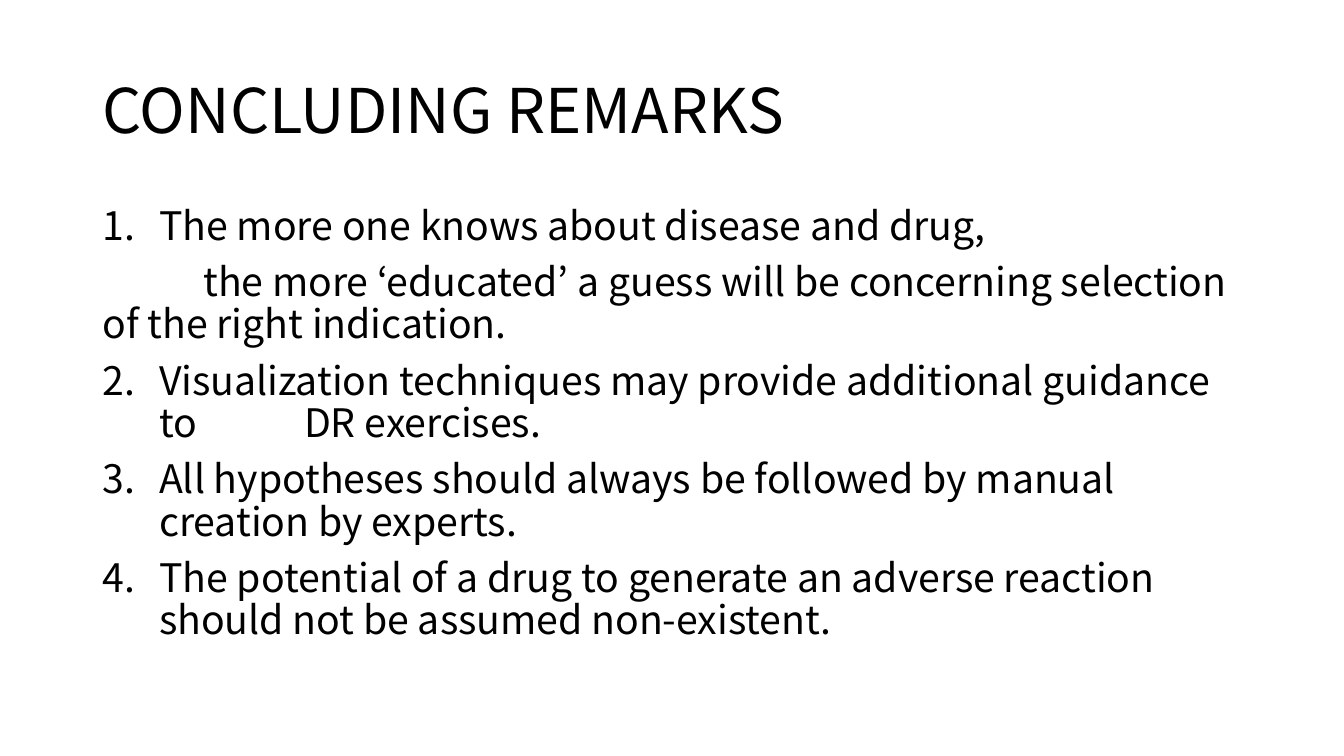
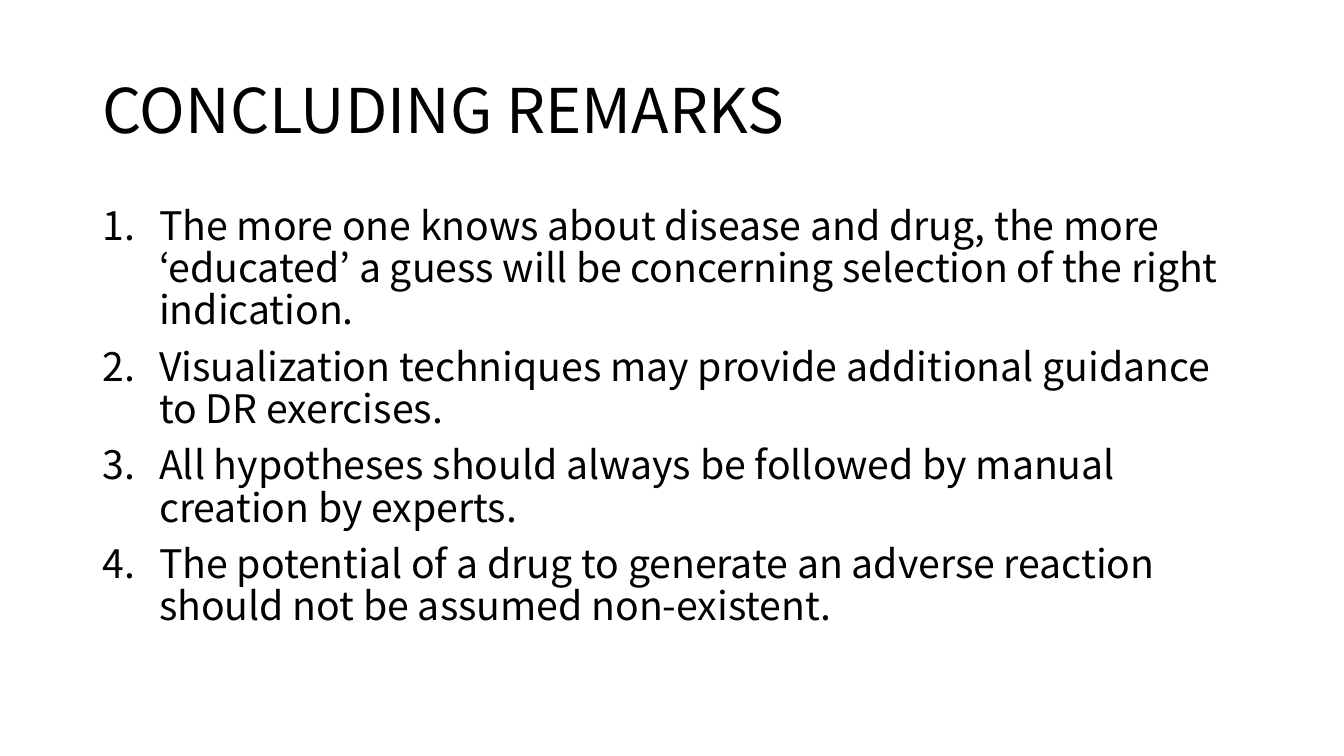
Before and after one commit to moklise/TIL, a slide deck: slide 13 of Review/[3] Literature mining, ontologies and information visualization for drug repurposing/Literature mining, ontologies and information visualization for.pptx. Drawn at 1344x756 pixels with LibreOffice and Linux fonts; fonts in the diff are those of the drawing. Boxes give left, top, right and bottom in pixels: in the first picture for what was removed or moved away, otherwise in the second. Text is boxed around its words. In the diff, an @@ line names an element or a change of style, - is before the commit and + after.

```diff
--- a/Review/[3] Literature mining, ontologies and information visualization for drug repurposing/Literature mining, ontologies and information visualization for.pptx
+++ b/Review/[3] Literature mining, ontologies and information visualization for drug repurposing/Literature mining, ontologies and information visualization for.pptx
@@ text at bbox=[159, 208, 1218, 325]: text changed @@
-1. The more one knows about disease and drug,
-the more ‘educated’ a guess will be concerning selection of the right indication.
+1. The more one knows about disease and drug, the more ‘educated’ a guess will be concerning selection of the right indication.
```
Also in this commit, not shown: 3 other slides changed, 1 other file.
